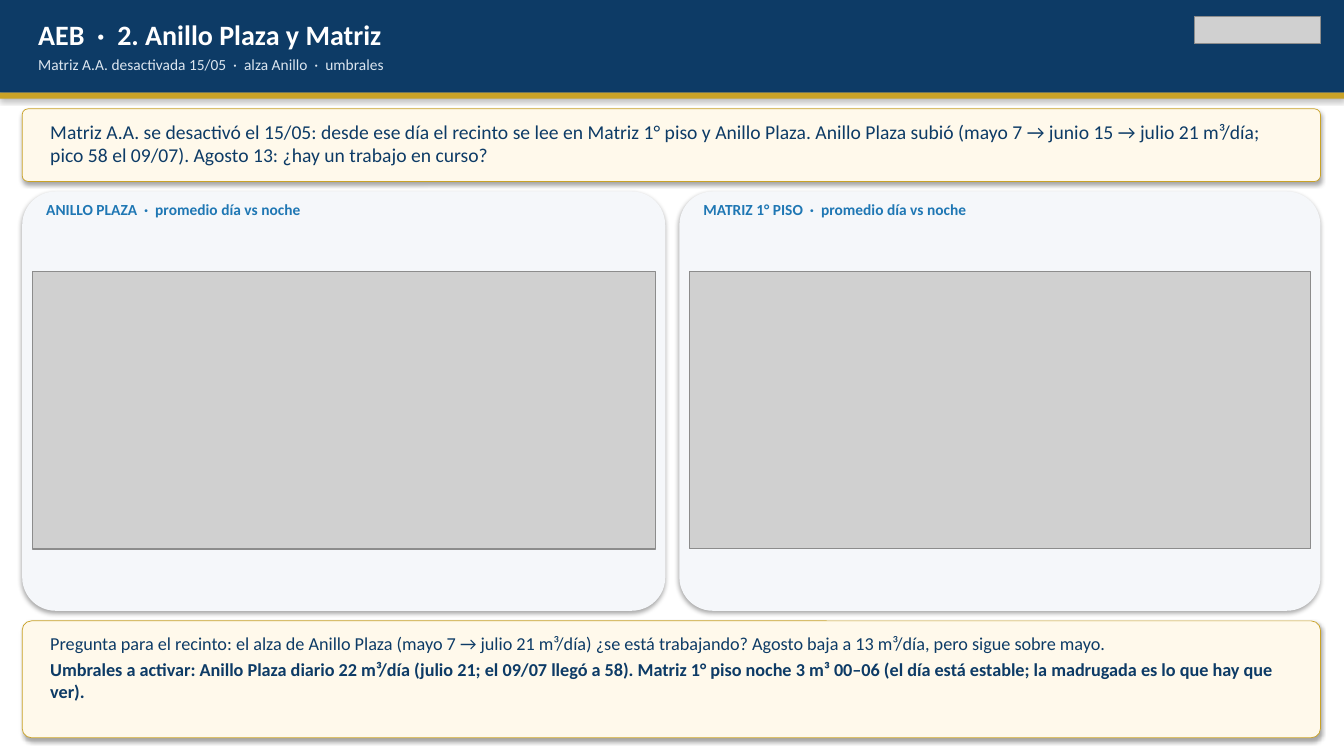
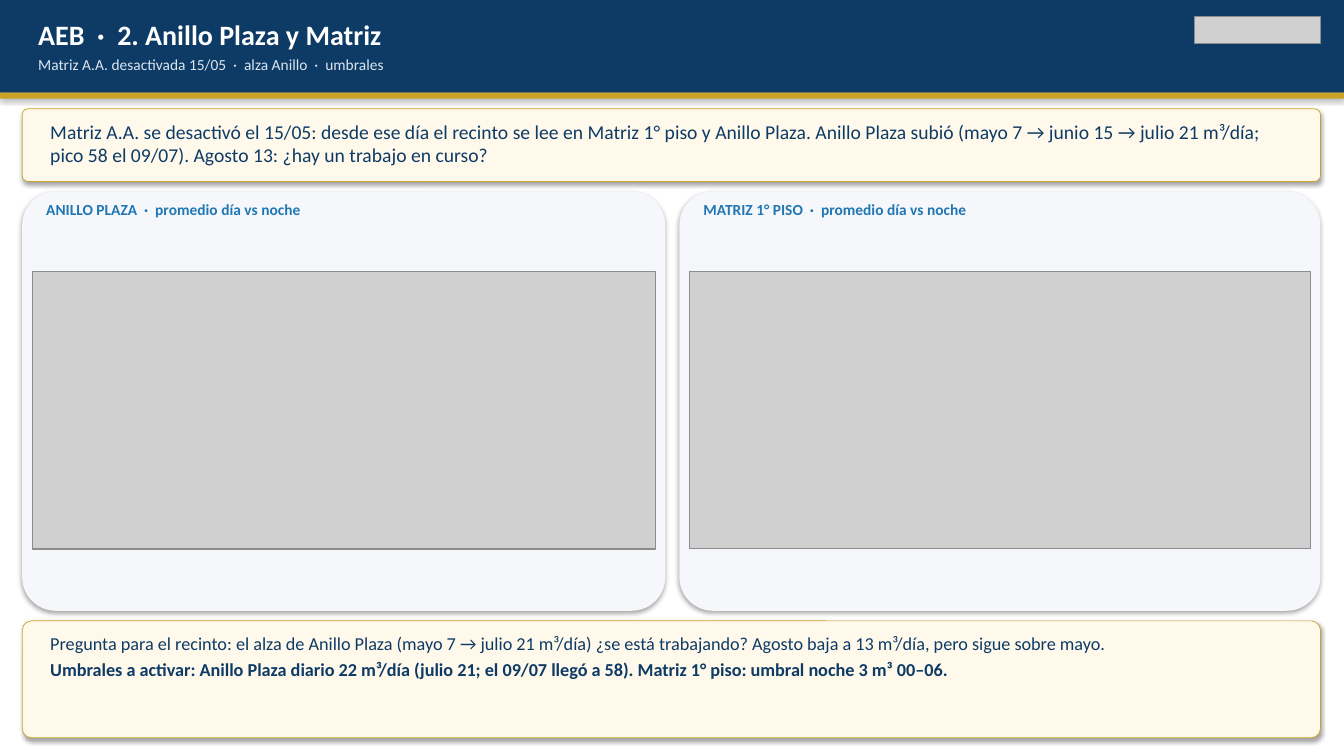
Before and after one commit to anibaloperacionesWes/wes-scripts, a slide deck: slide 11 of reports/Parque_Arauco/TMP_7MALLS/entrega_diego_anibal/Recorrido_ejecutivo_PA_MAE_20260817.pptx. Drawn at 1344x756 pixels with LibreOffice and Linux fonts; fonts in the diff are those of the drawing; grey boxes stand for pictures. Boxes give left, top, right and bottom in pixels: in the first picture for what was removed or moved away, otherwise in the second. Text is boxed around its words. In the diff, an @@ line names an element or a change of style, - is before the commit and + after.

```diff
--- a/reports/Parque_Arauco/TMP_7MALLS/entrega_diego_anibal/Recorrido_ejecutivo_PA_MAE_20260817.pptx
+++ b/reports/Parque_Arauco/TMP_7MALLS/entrega_diego_anibal/Recorrido_ejecutivo_PA_MAE_20260817.pptx
@@ text at (50, 662, 948, 679): text changed @@
-Umbrales a activar: Anillo Plaza diario 22 m³/día (julio 21; el 09/07 llegó a 58). Matriz 1° piso noche 3 m³ 00–06 (el día está estable; la madrugada es lo que hay que ver).
+Umbrales a activar: Anillo Plaza diario 22 m³/día (julio 21; el 09/07 llegó a 58). Matriz 1° piso: umbral noche 3 m³ 00–06.
```
Also in this commit, not shown: 1 other file.
